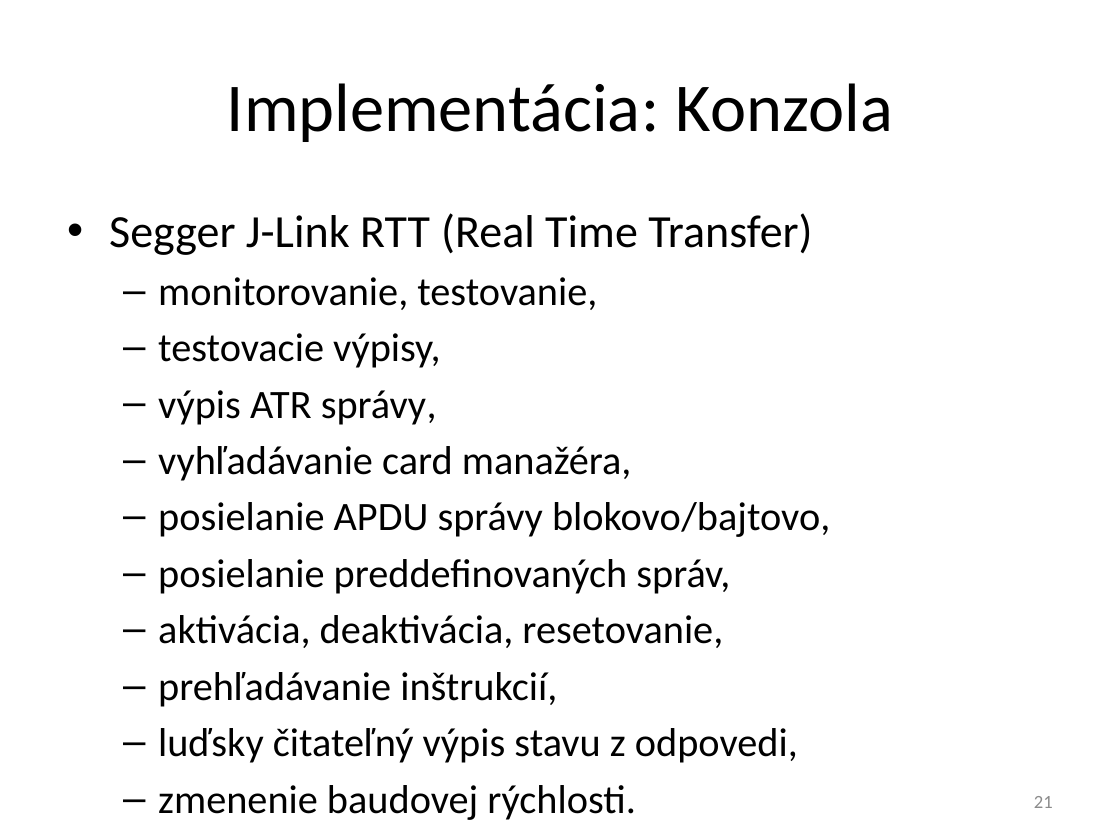
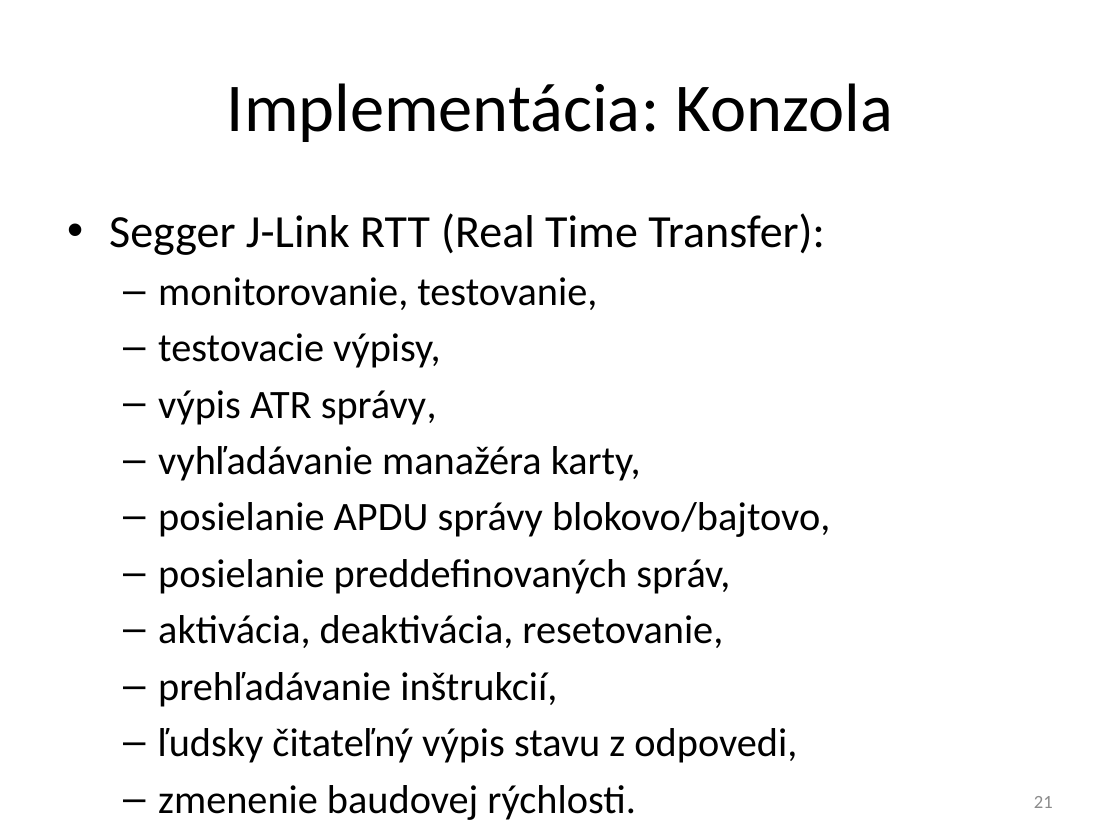
Before and after one commit to javacard-FOSS-applets/nrf6310-pca10007, a slide deck: slide 21 of Obhajoba/xdoubravsky_dp.pptx. Drawn at 1120x840 pixels with LibreOffice and Linux fonts; fonts in the diff are those of the drawing. Boxes give left, top, right and bottom in pixels: in the first picture for what was removed or moved away, otherwise in the second. Text is boxed around its words. In the diff, an @@ line names an element or a change of style, - is before the commit and + after.

```diff
--- a/Obhajoba/xdoubravsky_dp.pptx
+++ b/Obhajoba/xdoubravsky_dp.pptx
@@ text at (109,213,825,255): text changed @@
-• Segger J-Link RTT (Real Time Transfer)
+• Segger J-Link RTT (Real Time Transfer):
@@ text at (158,446,641,481): text changed @@
-  – vyhľadávanie card manažéra,
+  – vyhľadávanie manažéra karty,
@@ text at (158,728,797,763): text changed @@
-  – luďsky čitateľný výpis stavu z odpovedi,
+  – ľudsky čitateľný výpis stavu z odpovedi,
```
Also in this commit, not shown: 23 other slides changed, 1 slide removed.
